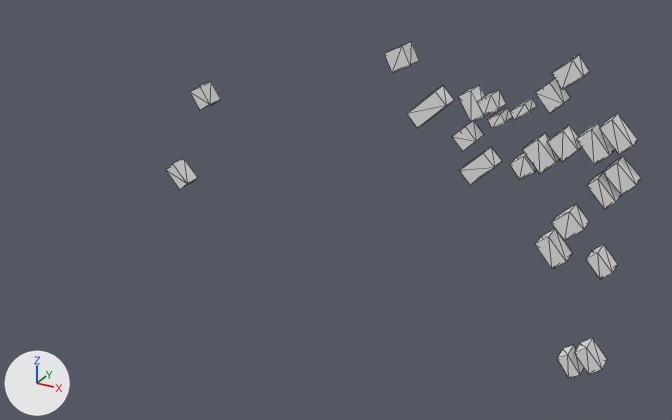
Renders of the glTF model output/glb/tile_256.glb from each side of a commit.
Camera for both pictures: a 50 mm camera at (205.0, -394.0, 210.0) aimed at (16.0, -50.0, 38.0). Arrows for +X, +Y and +Z are at lower left; the lights stay in place. The picture after the commit comes second. Mesh edges are drawn as thin lines.

Before the edit, the objects in view are built like this:
```python
me_mesh_0 = bpy.data.meshes.new('Mesh_0')
me_mesh_0.from_pydata(...)  # 192 vertices, 240 faces; spans x -116.0..139.0, y -10.0..0.0, z -43.0..111.0
ob_mesh_0 = bpy.data.objects.new('Mesh_0', me_mesh_0)
ob_mesh_0.location = (0.0, 0.0, 0.0)
```
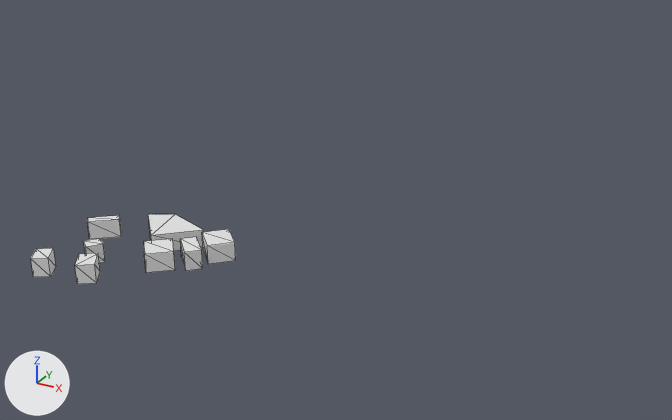
What differs and where, as boxes (x1, y1, x2, y2) in the pictures (672 x 420 px; the box of a moved part takes in the faces that stretch with it):
'Mesh_0', reshaped (57% narrower, 79% shorter): before (166, 42, 641, 378); after (31, 214, 236, 284)
part 1 of me_mesh_0, moved or reshaped: before (166, 158, 198, 189); after (180, 237, 203, 271)
part 2 of me_mesh_0, moved or reshaped: before (407, 86, 454, 128); after (87, 215, 121, 239)
part 3 of me_mesh_0, moved or reshaped: before (190, 81, 221, 110); after (31, 248, 56, 277)
part 4 of me_mesh_0, moved or reshaped: before (535, 229, 572, 269); after (75, 253, 100, 284)
part 5 of me_mesh_0, moved or reshaped: before (384, 42, 419, 73); after (83, 238, 105, 263)
part 6 of me_mesh_0, deleted: before (452, 55, 641, 378)
part 7 of me_mesh_0, added: after (144, 214, 236, 273)

What the commit changed:
me_mesh_0 is used by ob_mesh_0; location (0.0, 0.0, 0.0).
me_mesh_0 had 192 vertices, 240 faces and spanned x -116.0..139.0, y -10.0..0.0, z -43.0..111.0.
me_mesh_0 now has 64 vertices, 80 faces and spans x -125.0..-40.0, y -115.0..-40.0, z 0.0..10.0.
me_mesh_0 part 1: the loose piece of 8 vertices spanning x -116.0..-102.0, y -10.0..0.0, z 9.0..24.0 is multiplied about its middle by the matrix ((-1.108, 0.0, 0.074), (-0.074, 0.0, -1.108), (0.0, -1.11, 0.0)), then moved by (51.0, -60.0, -12.0).
me_mesh_0 part 2: the loose piece of 8 vertices spanning x 31.0..51.0, y -10.0..0.0, z 69.0..89.0 is multiplied about its middle by the matrix ((0.862, 0.0, 0.061), (-0.061, 0.0, 0.862), (0.0, -0.864, 0.0)), then moved by (-158.0, -57.0, -74.0).
me_mesh_0 part 3: the loose piece of 8 vertices spanning x -96.0..-83.0, y -10.0..0.0, z 59.0..72.0 is multiplied about its middle by the matrix ((-1.0, 0.0, -0.023), (0.023, 0.0, -1.0), (0.0, -1.0, 0.0)), then moved by (-25.0, -103.0, -60.0).
me_mesh_0 part 4: the loose piece of 8 vertices spanning x 98.0..113.0, y -10.0..0.0, z 12.0..28.0 is multiplied about its middle by the matrix ((0.941, 0.0, 0.124), (-0.124, 0.0, 0.941), (0.0, -0.949, 0.0)), then moved by (-197.0, -97.0, -15.0).
me_mesh_0 part 5: the loose piece of 8 vertices spanning x 19.0..32.0, y -10.0..0.0, z 94.0..107.0 is multiplied about its middle by the matrix ((0.37, 0.0, 0.776), (-0.776, 0.0, 0.37), (0.0, -0.86, 0.0)), then moved by (-127.0, -82.0, -96.0).
me_mesh_0 part 6: 19 loose pieces with 152 vertices, spanning x 54.0..139.0, y -10.0..0.0, z -43.0..111.0, are deleted.
Part 7, on me_mesh_0:
12 vertices are added at x -100.0..-40.0, y -85.0..-40.0, z 0.0.
12 new vertices lie (0.0, 0.0, 10.0) away from vertices in x -100.0..-40.0, y -85.0..-40.0, z 0.0.
30 new faces join them.
